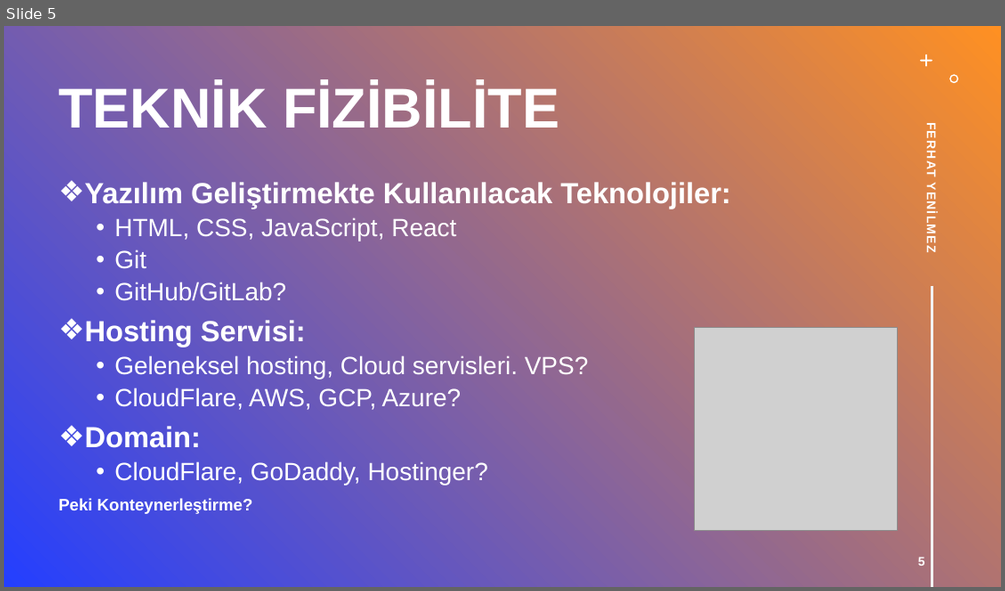
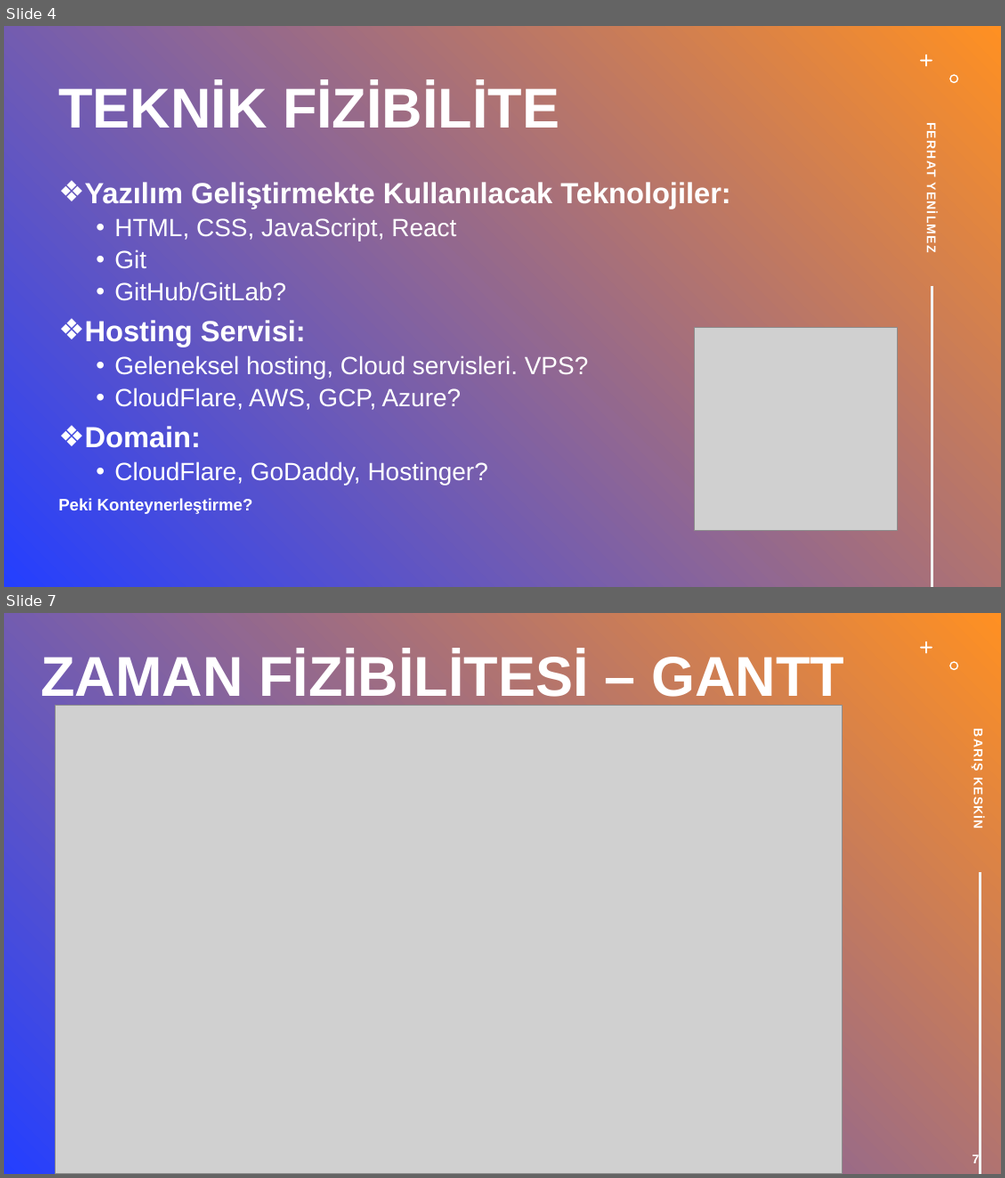
Before and after one commit to keserbaros1/EHOTEL, a slide deck: EHotel Fizibilite Sunumu.pptx. Shown one above the other, each under a label of ours: slide 5 before the commit, slides 4 and 7 after it; the slides between them are not shown. The pictures are 1005x591 and 1005x1178 pixels, drawn with LibreOffice and Linux fonts; fonts in the diff are those of the drawing; grey boxes stand for pictures. Boxes give left, top, right and bottom in pixels: in the first picture for what was removed or moved away, otherwise in the second. Text is boxed around its words. In the diff, an @@ line names an element or a change of style, - is before the commit and + after.

Commit message:
Sunumumuzu yaptık. Gerekli Düzenlemeleri yapıyoruz Gantt şemamızın ve bütçe tablolarının çok karışık olduğunu öğrendik. Gantt şemasını küçülttüm. Kırpılmış excel dosyası eklendi.

```diff
--- a/EHotel Fizibilite Sunumu.pptx
+++ b/EHotel Fizibilite Sunumu.pptx
@@ slide 7 added at box(4, 613, 1001, 1174), background gradient #243FFF to #FF9022; not listed: 2 template elements that a slide beside it also shows @@
@@ text added at box(40, 652, 844, 706), 54 pt, text #FFFFFF, bold @@
+ZAMAN FİZİBİLİTESİ – GANTT
@@ picture added at box(55, 705, 842, 1173) @@
@@ text added at box(971, 732, 986, 771), 12 pt, text #FFFFFF, bold @@
+BARIŞ KESKIN
@@ line added from (980, 873) to (980, 1174), #F2F2F2 2.25 pt @@
@@ page number added at box(972, 1153, 979, 1167), 12 pt, text #FFFFFF, bold @@
+7
@@ what was slide 5 is now slide 4 @@
@@ slide 4 changed as well @@
@@ page number removed at box(918, 556, 925, 565) @@
-5
```
Also in this commit, not shown: 8 other slides changed, 3 other slides added, 3 slides removed, 1 other file.
